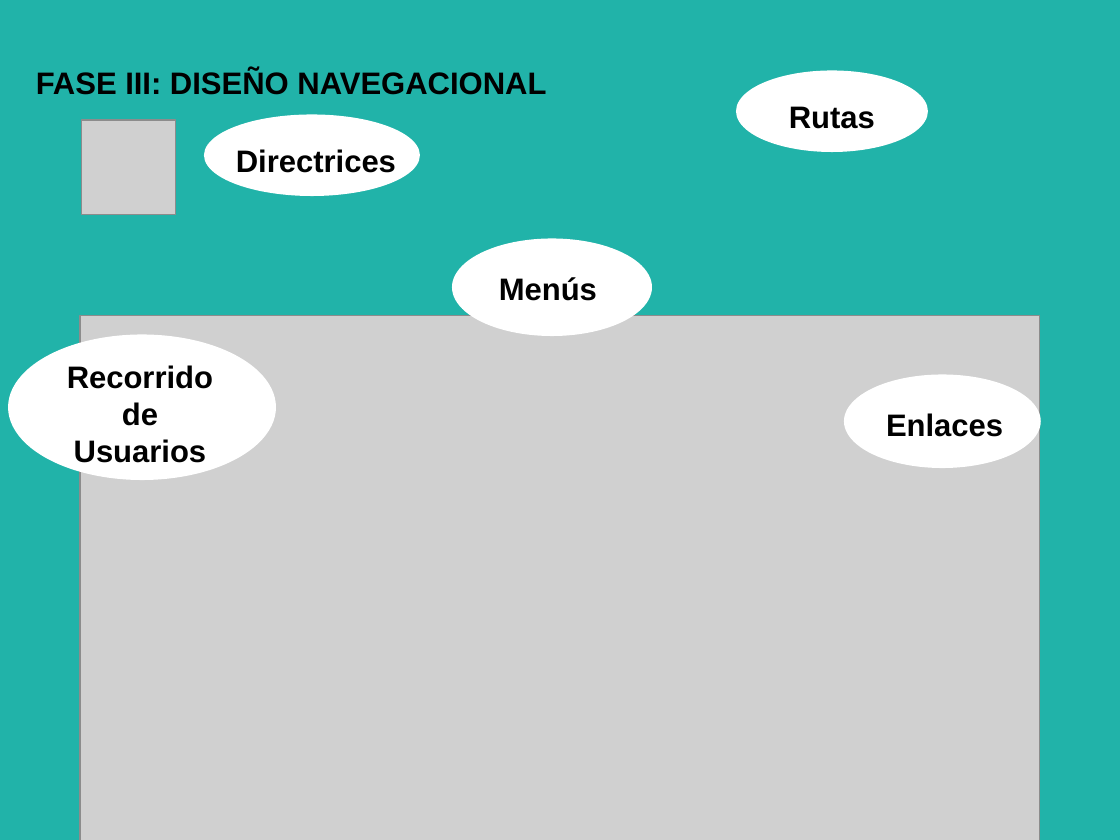
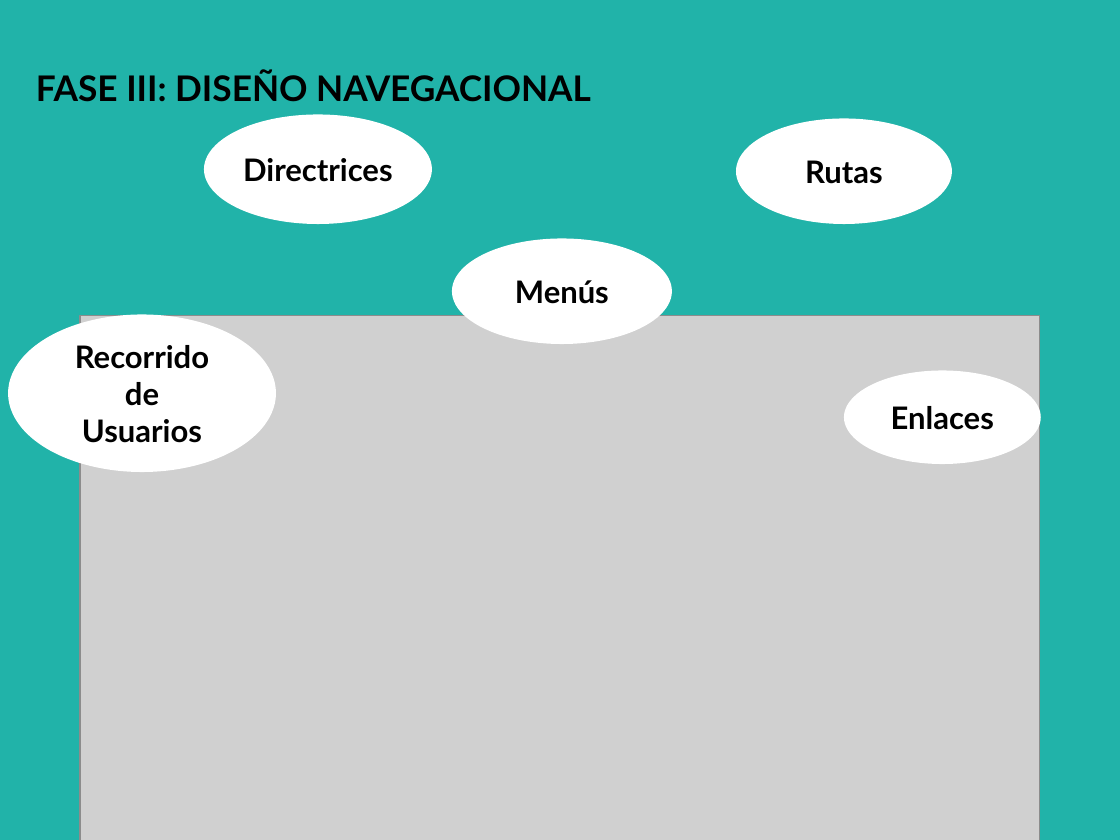
Before and after one commit to heric1812/eduais-proyecto-investigacion, a slide deck: slide 14 of diapositivas/PGrado2_Presentación.odp (slide 7 before the commit). Drawn at 1120x840 pixels with LibreOffice and Linux fonts; fonts in the diff are those of the drawing; grey boxes stand for pictures. Boxes give left, top, right and bottom in pixels: in the first picture for what was removed or moved away, otherwise in the second. Text is boxed around its words. In the diff, an @@ line names an element or a change of style, - is before the commit and + after.

```diff
--- a/diapositivas/PGrado2_Presentación.odp
+++ b/diapositivas/PGrado2_Presentación.odp
@@ text "FASE III: DISEÑO NAVEGACIONAL" at [36,71,591,102]: size 22 to 25 pt, font Arial to Lato @@
@@ ellipse removed at [736,70,928,151] @@
@@ ellipse "Directrices": place and size @@
-ellipse "Directrices" at [236,149,396,173]
+ellipse "Directrices" at [204,115,432,225]
@@ ellipse removed at [204,115,421,196] @@
@@ font Arial to Lato; vertical alignment top to middle; fill none to #FFFFFF in 5 elements at [8,314,276,472], [845,371,1042,464], [204,115,432,225], [452,239,673,345], [736,119,952,225] @@
@@ ellipse "Rutas": place and size @@
-ellipse "Rutas" at [789,106,875,129]
+ellipse "Rutas" at [736,119,952,225]
@@ picture removed at [81,120,176,214] @@
@@ ellipse "Menús": place and size @@
-ellipse "Menús" at [499,277,597,301]
+ellipse "Menús" at [452,239,673,345]
@@ ellipse removed at [452,239,652,336] @@
@@ ellipse "Recorrido": place and size @@
-ellipse "Recorrido" at [67,365,213,463]
+ellipse "Recorrido" at [8,314,276,472]
@@ ellipse removed at [8,334,276,480] @@
@@ ellipse "Enlaces": place and size @@
-ellipse "Enlaces" at [886,413,1003,437]
+ellipse "Enlaces" at [845,371,1042,464]
@@ ellipse removed at [845,375,1042,469] @@
```
Also in this commit, not shown: 8 other slides changed, 7 slides added, 38 other files.
